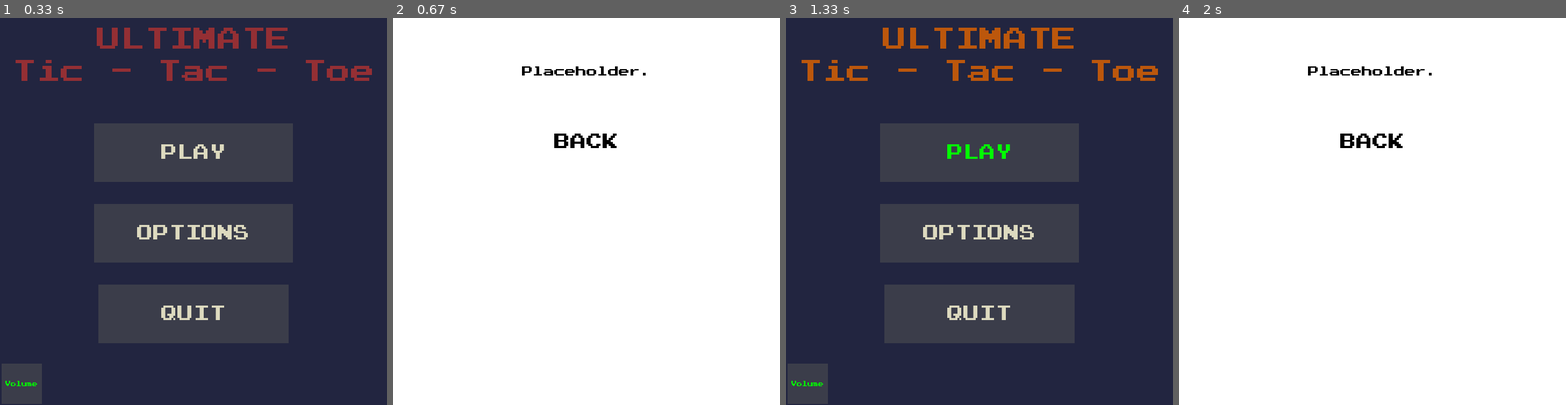
Above: before the commit, frames 1-4 (left to right).
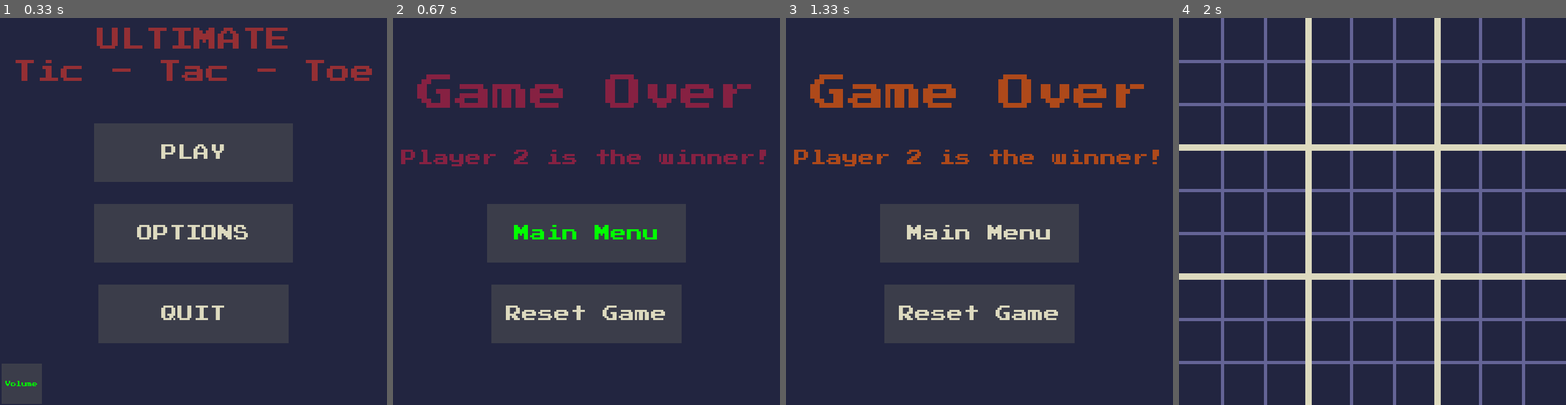
Above: after the commit, the same moments.

Repository: GithubEnjoyer123/Pygame-Dashboard
Game: pygame game, started from menu.py
Same seed, same stepped clock (60 frames per second), same inputs: the game is played once before the commit and once after it.
Inputs (mouse positions are in pixels of both pictures, inside the frame that each line leads up to):
- Up to frame 1 (0.33 s): no input
- Up to frame 2 (0.67 s): click (586, 211) at 0.38 s
- Up to frame 3 (1.33 s): click (1018, 296) at 0.72 s; click "BACK" at 1.05 s
- Up to frame 4 (2 s): click (1418, 246) at 1.55 s; click (1279, 134) at 1.88 s

Frame 1 is identical in both runs. In frame 2, 100% of the frame differs, in the area x 0-100%, y 0-100%; in frame 3, 16%; in frame 4, 100%.

Commit message:
added reset/gameover

Diff:
--- a/menu.py
+++ b/menu.py
@@ -1,8 +1,8 @@
 import pygame, sys
 from button import Button
-from menu import *
 import subprocess
 from pygame import mixer
+from reset import *
 
 # Starting the mixer
 mixer.init()
@@ -134,10 +134,10 @@
                 if VOLUME_BUTTON.checkForInput(MENU_MOUSE_POS):
                     volume_control()
                 if OPTIONS_BUTTON.checkForInput(MENU_MOUSE_POS):
-                    options()
+                    subprocess.run(["python", "reset.py"])
                 if QUIT_BUTTON.checkForInput(MENU_MOUSE_POS):
                     pygame.quit()
-                    sys.exit()
+                    sys.exit()+i
 
         # color update
         col_change_breathe(def_col_breathe, col_dir_breathe)
--- /dev/null
+++ b/reset.py
@@ -0,0 +1,136 @@
+import pygame, sys
+from button import Button
+import subprocess
+""" from pygame import mixer """
+from menu import *
+
+""" # Starting the mixer
+mixer.init()  """
+
+""" # Loading the song
+mixer.music.load("assets/theme.mp3")  """
+
+""" # Setting the volume
+mixer.music.set_volume(0.2)  """
+
+""" # Start playing the song
+mixer.music.play()  """
+
+pygame.init()
+
+SCREEN = pygame.display.set_mode((720, 720))
+pygame.display.set_caption("Game Over")
+
+BG = pygame.image.load("assets/Background.png")
+
+# color variables
+black = (0, 0, 0)
+white = (255, 255, 255)
+col_spd = 1
+
+col_dir_breathe = [1, 1, 1]
+col_dir_breathe = [1, -1, -1]
+def_col_breathe = [221, 218, 191]
+def_col_breathe = [100,0,100]
+
+minimum = 0
+maximum = 255
+
+hovering_color="Red"
+
+
+playerWinner = 1
+
+def winner( playerWinner ):
+    if playerWinner == 1:
+        draw_text("Player 1 is the winner!", 30, def_col_breathe, 360, 260)
+    else:
+        draw_text("Player 2 is the winner!", 30, def_col_breathe, 360, 260)
+
+
+def reset_button():
+    while True:
+        OPTIONS_MOUSE_POS = pygame.mouse.get_pos()
+
+        SCREEN.fill("white")
+
+        RESET_TEXT = get_font(20).render("The game has been reset", True, "Black")
+        RESET_RECT = RESET_TEXT.get_rect(center=(360, 100))
+        SCREEN.blit(RESET_TEXT, RESET_RECT)
+
+        OPTIONS_BACK = Button(image=None, pos=(360, 230),
+                            text_input="BACK", font=get_font(30), base_color="Black", hovering_color="Green")
+
+        OPTIONS_BACK.changeColor(OPTIONS_MOUSE_POS)
+        OPTIONS_BACK.update(SCREEN)
+
+        for event in pygame.event.get():
+            if event.type == pygame.QUIT:
+                pygame.quit()
+                sys.exit()
+            if event.type == pygame.MOUSEBUTTONDOWN:
+                if OPTIONS_BACK.checkForInput(OPTIONS_MOUSE_POS):
+                    reset_menu()
+
+        pygame.display.update()
+
+def get_font(size):
+    return pygame.font.Font("assets/font.ttf", size)
+
+def col_change_breathe(color: list, direction: list) -> None:
+
+    for i in range(3):
+        color[i] += col_spd * direction[i]
+        if color[i] >= maximum or color[i] <= minimum:
+            direction[i] *= -1
+        if color[i] >= maximum:
+            color[i] = maximum
+        elif color[i] <= minimum:
+            color[i] = minimum
+
+
+def draw_text(text: str, size: int, col: list, x: int, y: int) -> None:
+
+    font_object = pygame.font.Font("assets/font.ttf", size)
+    text_surface = font_object.render(text, False, col)
+    text_rect = text_surface.get_rect(center=(x, y))
+    SCREEN.blit(text_surface, text_rect)
+
+
+def reset_menu():
+    while True:
+        SCREEN.blit(BG, (0, 0))
+
+        MENU_MOUSE_POS = pygame.mouse.get_pos()
+
+        MENU_BUTTON = Button(image=pygame.image.load("assets/Play Rect.png"), pos=(360, 400),
+                            text_input="Main Menu", font=get_font(30), base_color=( 221, 218, 191 ), hovering_color="Green")
+        RESET_BUTTON = Button(image=pygame.image.load("assets/Quit Rect.png"), pos=(360, 550),
+                            text_input="Reset Game", font=get_font(30), base_color=( 221, 218, 191 ), hovering_color="Red")
+
+        for button in [RESET_BUTTON, MENU_BUTTON]:
+            button.changeColor(MENU_MOUSE_POS)
+            button.update(SCREEN)
+
+        for event in pygame.event.get():
+            if event.type == pygame.QUIT:
+                pygame.quit()
+                sys.exit()
+            if event.type == pygame.MOUSEBUTTONDOWN:
+                if MENU_BUTTON.checkForInput(MENU_MOUSE_POS):
+                    subprocess.run(["python", "menu.py"])
+                    pygame.quit()
+                if RESET_BUTTON.checkForInput(MENU_MOUSE_POS):
+                    reset_button()
+
+        # color update
+        col_change_breathe(def_col_breathe, col_dir_breathe)
+        col_change_breathe(def_col_breathe, col_dir_breathe)
+
+        # text displaying
+        draw_text("Game Over", 70, def_col_breathe, 360, 140)
+        winner(2)
+
+        pygame.display.update()
+
+reset_menu()
